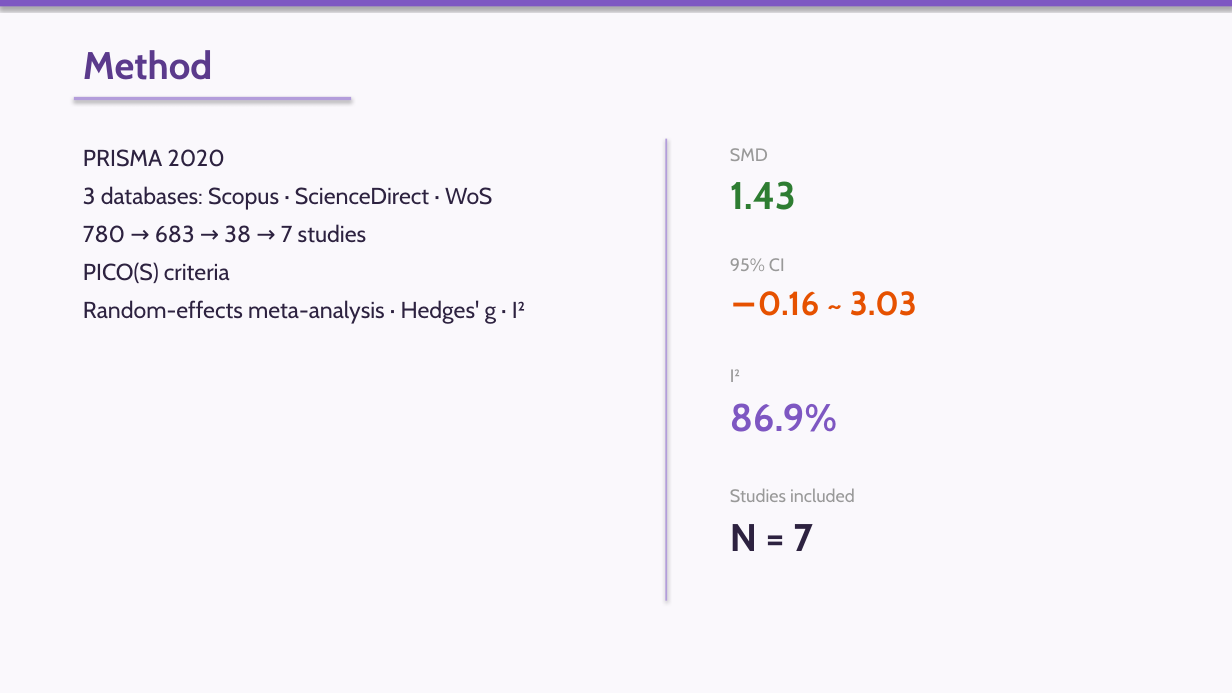
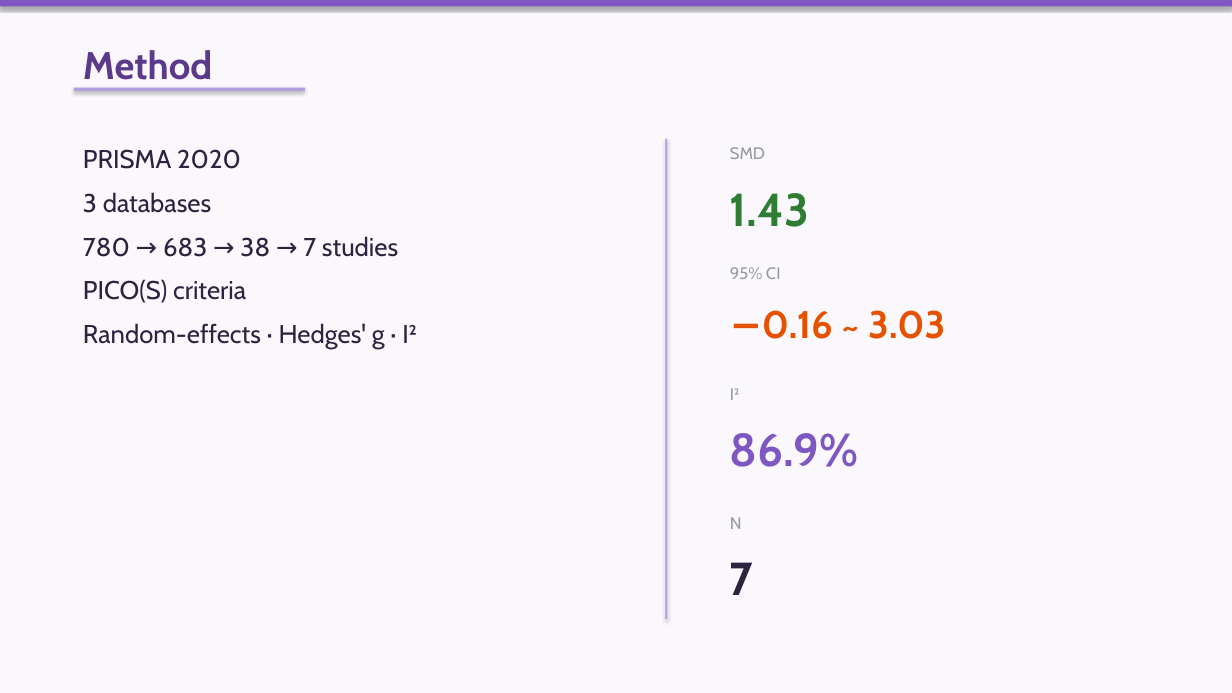
Before and after one commit to 975801846-star/workspace-outputs, a slide deck: slide 3 of lr-slides/Presenting_Article_Pena-Ardila.pptx. Drawn at 1232x693 pixels with LibreOffice and Linux fonts; fonts in the diff are those of the drawing. Boxes give left, top, right and bottom in pixels: in the first picture for what was removed or moved away, otherwise in the second. Text is boxed around its words. In the diff, an @@ line names an element or a change of style, - is before the commit and + after.

```diff
--- a/lr-slides/Presenting_Article_Pena-Ardila.pptx
+++ b/lr-slides/Presenting_Article_Pena-Ardila.pptx
@@ text "Method" at [83,50,212,89]: less space between paragraphs @@
@@ rectangle: place and size @@
-rectangle at [74,97,351,100]
+rectangle at [74,88,305,91]
@@ text at [83,149,398,303]: size 18 to 20 pt in "PRISMA 2020", "780 → 683 → 38 → 7 ...", "PICO(S) criteria"; more space between paragraphs @@
@@ rectangle: place and size @@
-rectangle at [665,139,667,601]
+rectangle at [665,139,667,619]
@@ text "1.43": place and size @@
-text "1.43" at [730,181,796,210]
+text "1.43" at [730,193,810,227]
@@ text "1.43" at [730,193,810,227]: size 30 to 36 pt; less space between paragraphs @@
@@ text at [83,192,211,213]: text changed; size 18 to 20 pt @@
-3 databases: Scopus · ScienceDirect · WoS
+3 databases
@@ text "95% CI": place and size @@
-text "95% CI" at [730,258,785,271]
+text "95% CI" at [730,267,781,279]
@@ text "−0.16 ~ 3.03": place and size @@
-text "−0.16 ~ 3.03" at [758,291,917,316]
+text "−0.16 ~ 3.03" at [762,310,945,339]
@@ text "−0.16 ~ 3.03" at [762,310,945,339]: size 26 to 30 pt; less space between paragraphs @@
@@ text at [83,323,416,349]: text changed; size 18 to 20 pt @@
-Random-effects meta-analysis · Hedges' g · I²
+Random-effects · Hedges' g · I²
@@ size 14 to 13 pt; less space between paragraphs in 3 elements at [730,147,765,159], [730,267,781,279], [730,388,739,400] @@
@@ text "I²": place and size @@
-text "I²" at [730,369,740,382]
+text "I²" at [730,388,739,400]
@@ text "86.9%" at [730,433,859,467]: size 30 to 36 pt; less space between paragraphs @@
@@ text "86.9%": place and size @@
-text "86.9%" at [730,403,837,432]
+text "86.9%" at [730,433,859,467]
@@ text at [730,517,742,529]: text changed; size 14 to 13 pt @@
-Studies included
+N
@@ text at [730,562,754,595]: text changed; size 30 to 36 pt @@
-N = 7
+7
```
Also in this commit, not shown: 6 other slides changed.
